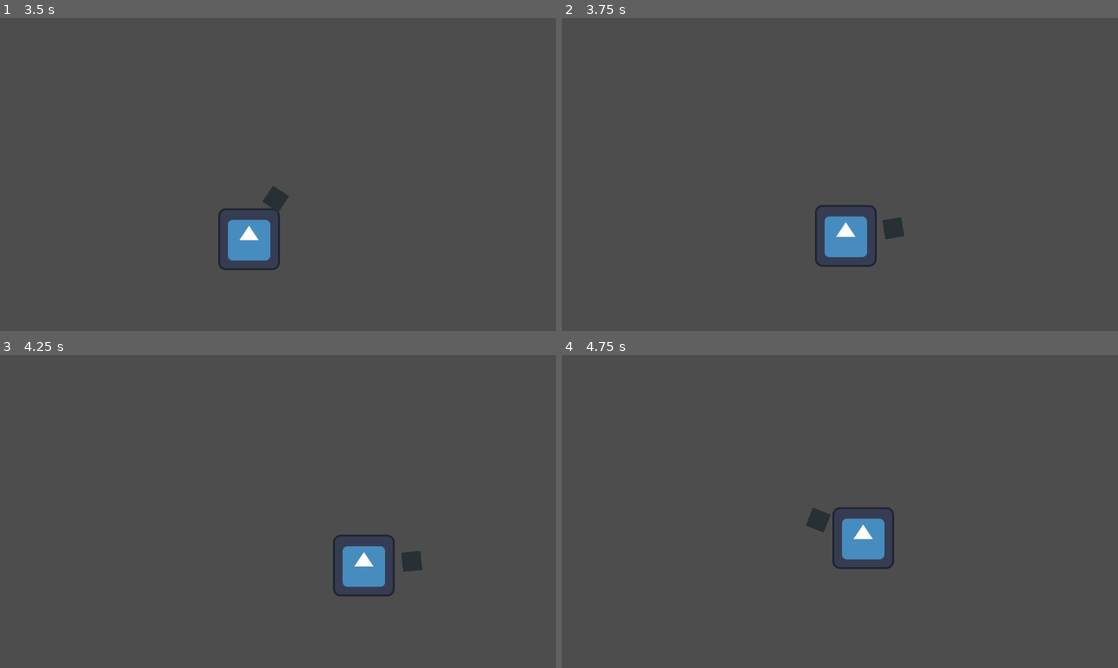
Above: before the commit, frames 1-4 (two rows, left to right).
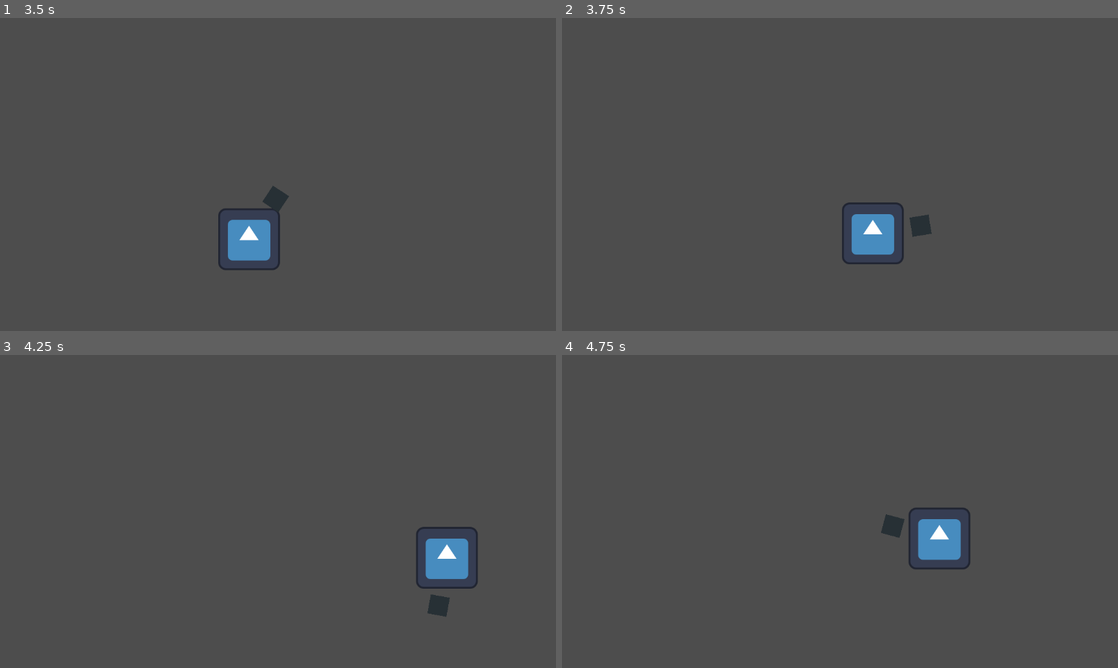
Above: after the commit, the same moments.

Repository: sayf63/Judgement_Engine
Game: Godot game, scene res://Entities/Player/Player.tscn
Two runs of this game, one before a commit and one after it. Both use one fixed random seed, a clock stepped at 60 frames per second and the inputs below. The project has no main scene, so this scene is started directly. The engine's default icon, where the game draws it, is replaced by a stand-in: a white triangle on a blue panel in a dark square.
Inputs (mouse positions are in pixels of both pictures, inside the frame that each line leads up to):
- Up to frame 1 (3.5 s): move the mouse to (400, 158) at 0.52 s; hold D (right) 0.53-1.28 s; tap Space (dash) every 0.75 s from 0.6 to 2.85 s; move the mouse to (166, 190) at 1.27 s; hold S (down) 1.28-2.03 s; move the mouse to (333, 105) at 2.02 s; hold D (right) 2.03-2.78 s; move the mouse to (250, 237) at 2.77 s; hold W (up) from 2.78 s (still down)
- Up to frame 2 (3.75 s): move the mouse to (1006, 221) at 3.52 s; release W (up) at 3.53 s; hold A (left) from 3.53 s (still down); tap Space (dash) at 3.6 s
- Up to frame 3 (4.25 s): keep holding A (left)
- Up to frame 4 (4.75 s): keep holding A (left); move the mouse to (673, 464) at 4.27 s; tap Space (dash) at 4.35 s

Frame 1 is identical in both runs. In frame 2, 2.0% of the frame differs, in the area x 45-67%, y 58-80%; in frame 3, 2.9%; in frame 4, 2.9%, in the area x 43-74%, y 48-69%.

Commit message:
player sorta ok now

Diff:
--- a/judgement-engine/Entities/Player/Player.gd
+++ b/judgement-engine/Entities/Player/Player.gd
@@ -1,5 +1,5 @@
+class_name Player
 extends CharacterBody2D
-
 
 @export var SPEED := 200.0
 @export var DASH_MULTIPLIER := 2.0
@@ -26,6 +26,11 @@
 
 	handle_weapon_position(delta, get_global_mouse_position())
 
+func _physics_process(_delta: float) -> void:
+	if cooldowns["Dashing"] > DASH_COOLDOWN - DASH_DURATION:
+		print("I'M FUCKING INVICIBLE")
+		print("---------------")
+		pass # invicible
 
 func is_on_cooldown(action: String) -> bool:
 	return cooldowns[action] > 0
--- a/judgement-engine/Entities/Player/Player.tscn
+++ b/judgement-engine/Entities/Player/Player.tscn
@@ -3,7 +3,7 @@
 [ext_resource type="Texture2D" uid="uid://r7fbim2rqnl4" path="res://icon.svg" id="1_e5kic"]
 [ext_resource type="Script" uid="uid://dhb8bjagmiq67" path="res://Entities/Player/Player.gd" id="1_ww0jn"]
 [ext_resource type="PackedScene" uid="uid://bteatyl84d520" path="res://Entities/Player/Weapon/PlayerWeapon.tscn" id="3_vweq0"]
-[ext_resource type="Script" uid="uid://dxlkjyqfobsq0" path="res://Entities/State Machine/state_machine.gd" id="4_1des2"]
+[ext_resource type="Script" uid="uid://c8rfyr6gup3x3" path="res://Entities/Player/PlayerStateMachine/PlayerStateMachine.gd.gd" id="4_hj1c0"]
 [ext_resource type="Script" uid="uid://b1jw371l2c5tt" path="res://Entities/Player/PlayerStateMachine/PlayerStates/PlayerIdle.gd" id="5_hj1c0"]
 [ext_resource type="Script" uid="uid://llbfhas6et5t" path="res://Entities/Player/PlayerStateMachine/PlayerStates/PlayerMoving.gd" id="6_x44r4"]
 [ext_resource type="Script" uid="uid://ghiu6bajqh63" path="res://Entities/Player/PlayerStateMachine/PlayerStates/PlayerDashing.gd" id="7_761t5"]
@@ -24,7 +24,7 @@
 position = Vector2(124, 0)
 
 [node name="StateMachine" type="Node" parent="." unique_id=943773601]
-script = ExtResource("4_1des2")
+script = ExtResource("4_hj1c0")
 
 [node name="Idle" type="Node" parent="StateMachine" unique_id=1531464402]
 script = ExtResource("5_hj1c0")
--- a/judgement-engine/Entities/Player/PlayerStateMachine/PlayerStateMachine.gd.gd
+++ b/judgement-engine/Entities/Player/PlayerStateMachine/PlayerStateMachine.gd.gd
@@ -1,5 +1,3 @@
+## Handles the states of the entity it is a child of. Holds the current behavior state and is able to change the state of the entity. To work, the state machine must have children that extend class State.
 class_name PlayerStateMachine
 extends StateMachine
-
-@export var decceleration_rate: float
-@export var acceleration_rate: float
--- a/judgement-engine/Entities/Player/PlayerStateMachine/PlayerStates/PlayerDashing.gd
+++ b/judgement-engine/Entities/Player/PlayerStateMachine/PlayerStates/PlayerDashing.gd
@@ -1,11 +1,12 @@
 extends State
 
-var dash_duration: float = 1
+var dash_duration: float
 
 ## Called when the state is entered
 func enter_state():
 	dash_duration = entity.DASH_DURATION
-	entity.cooldowns["Dashing"] = entity.DASH_COOLDOWN
+	if entity.cooldowns["Dashing"] == 0:
+		entity.cooldowns["Dashing"] = entity.DASH_COOLDOWN
 
 ## Called every frame
 func do_process(_delta):
@@ -21,7 +22,7 @@
 	var mouse_position = entity.get_global_mouse_position()
 
 	var distance = entity.position.distance_to(mouse_position)
-	if distance < entity.STOP_RADIUS:
+	if distance < entity.STOP_RADIUS*2:
 		set_state("Idle")
 
 	var direction = entity.position.direction_to(mouse_position)
--- a/judgement-engine/Entities/Player/PlayerStateMachine/PlayerStates/PlayerIdle.gd
+++ b/judgement-engine/Entities/Player/PlayerStateMachine/PlayerStates/PlayerIdle.gd
@@ -5,12 +5,14 @@
 	entity.velocity = Vector2.ZERO
 
 ## Called every frame
-func do_process(_delta):
+func do_physics_process(_delta):
 	entity.velocity = Vector2.ZERO
 	if entity.global_position.distance_to(entity.get_global_mouse_position()) > entity.STOP_RADIUS:
-		set_state("Moving")
+		if entity.cooldowns["Dashing"] < entity.DASH_COOLDOWN - entity.DASH_DURATION:
+			set_state("Moving")
+		elif entity.global_position.distance_to(entity.get_global_mouse_position()) > entity.STOP_RADIUS:
+			set_state("Dashing")
 
-func do_physics_process(_delta):
 	if Input.is_action_just_pressed("dash") && !entity.is_on_cooldown("Dashing"):
 		set_state("Dashing")
 	entity.move_and_slide()
